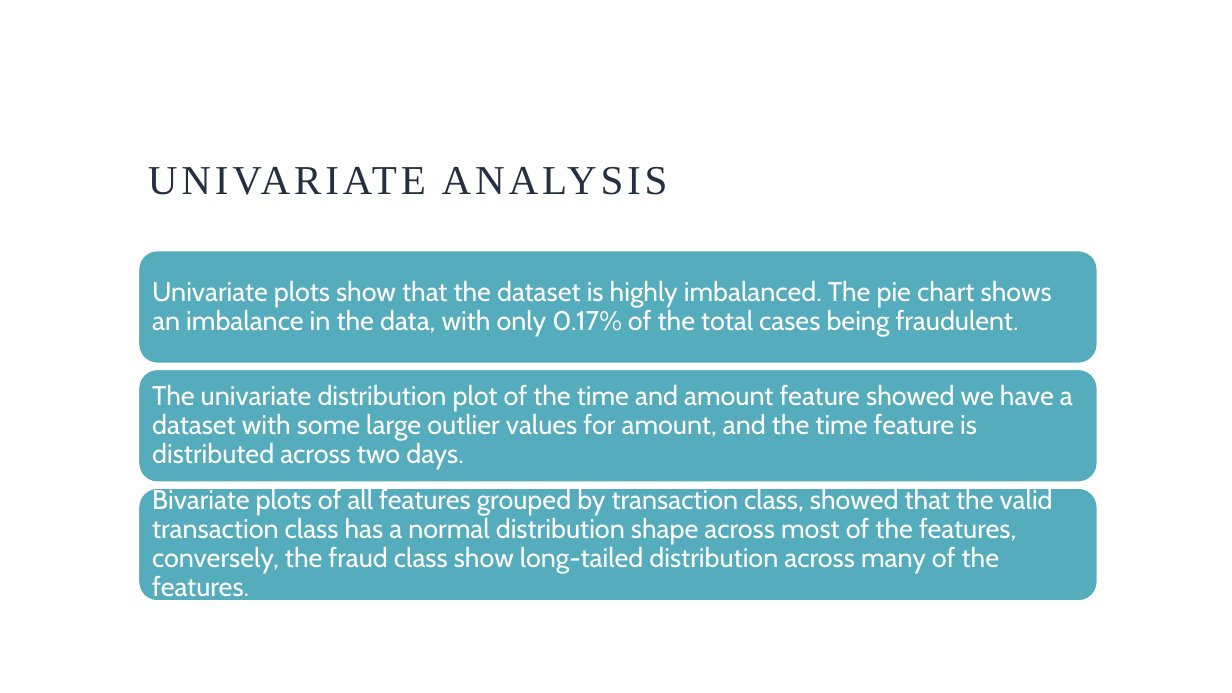
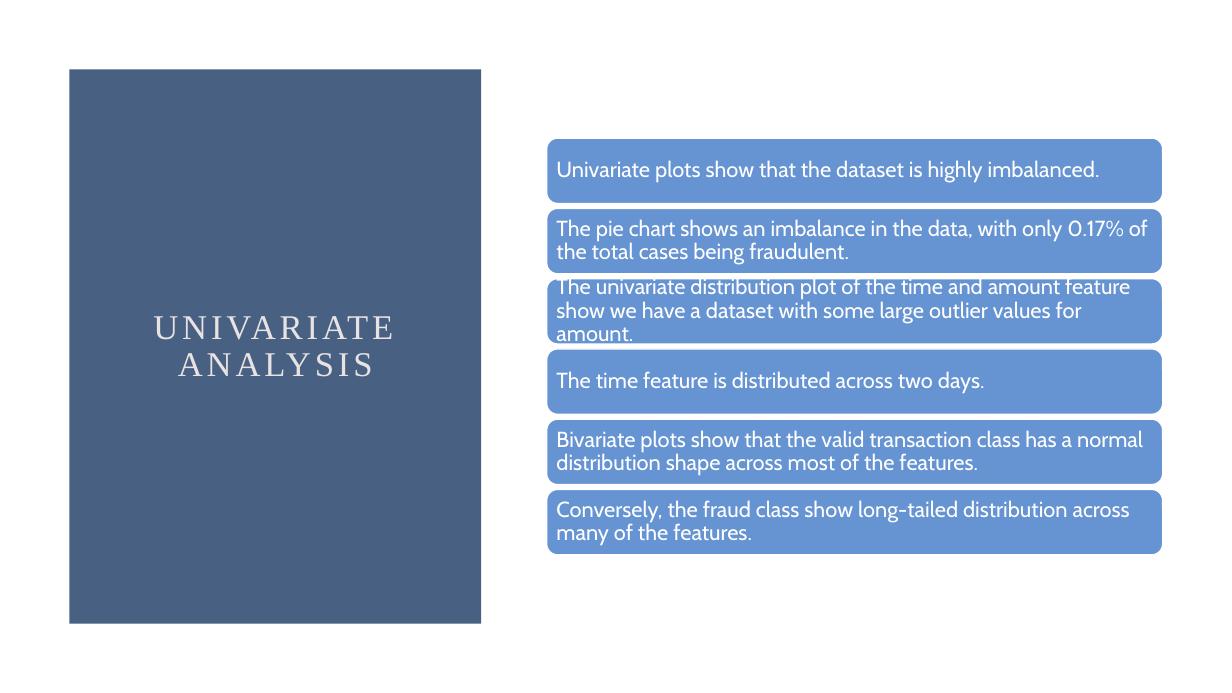
Before and after one commit to dsaulsb1/Fraud-Project, a slide deck: slide 28 of FraudProject2021.pptx (slide 26 before the commit). Drawn at 1232x693 pixels with LibreOffice and Linux fonts; fonts in the diff are those of the drawing. Boxes give left, top, right and bottom in pixels: in the first picture for what was removed or moved away, otherwise in the second. Text is boxed around its words. In the diff, an @@ line names an element or a change of style, - is before the commit and + after.

```diff
--- a/FraudProject2021.pptx
+++ b/FraudProject2021.pptx
@@ rectangle added at (69,69,482,624), fill #486183 @@
@@ title "UNIVARIATE ANALYSIS": place and size @@
-title "UNIVARIATE ANALYSIS" at (148,167,668,195)
+title "UNIVARIATE ANALYSIS" at (139,139,412,555)
@@ title "UNIVARIATE ANALYSIS" at (139,139,412,555): size 32 to 27 pt, text colour #243041 to #E8E3E2; alignment left to centre; vertical alignment bottom to middle @@
@@ text at (556,219,1148,265): text changed; size 21 to 17 pt @@
-Univariate plots show that the dataset is highly imbalanced. The pie chart shows an imbalance in the data, with only 0.17% of the total cases being fraudulent.
+The pie chart shows an imbalance in the data, with only 0.17% of the total cases being fraudulent.
@@ rounded rectangle removed at (139,250,1098,363) @@
@@ text at (556,276,1130,348): text changed; size 21 to 17 pt @@
-The univariate distribution plot of the time and amount feature showed we have a dataset with some large outlier values for amount, and the time feature is distributed across two days.
+The univariate distribution plot of the time and amount feature show we have a dataset with some large outlier values for amount.
@@ rounded rectangle removed at (139,370,1098,482) @@
@@ rounded rectangle removed at (139,488,1098,601) @@
@@ group added at (547,139,1164,555): 6 rounded rectangles, 3 texts @@
+Univariate plots show that the dataset is highly imbalanced.
+The time feature is distributed across two days.
+Bivariate plots show that the valid transaction class has a normal distribution shape across most of the features.
@@ text at (556,500,1130,546): text changed; size 21 to 17 pt @@
-Bivariate plots of all features grouped by transaction class, showed that the valid transaction class has a normal distribution shape across most of the features, conversely, the fraud class show long-tailed distribution across many of the features.
+Conversely, the fraud class show long-tailed distribution across many of the features.
```
Also in this commit, not shown: 32 other slides changed, 14 slides added, 5 slides removed.
